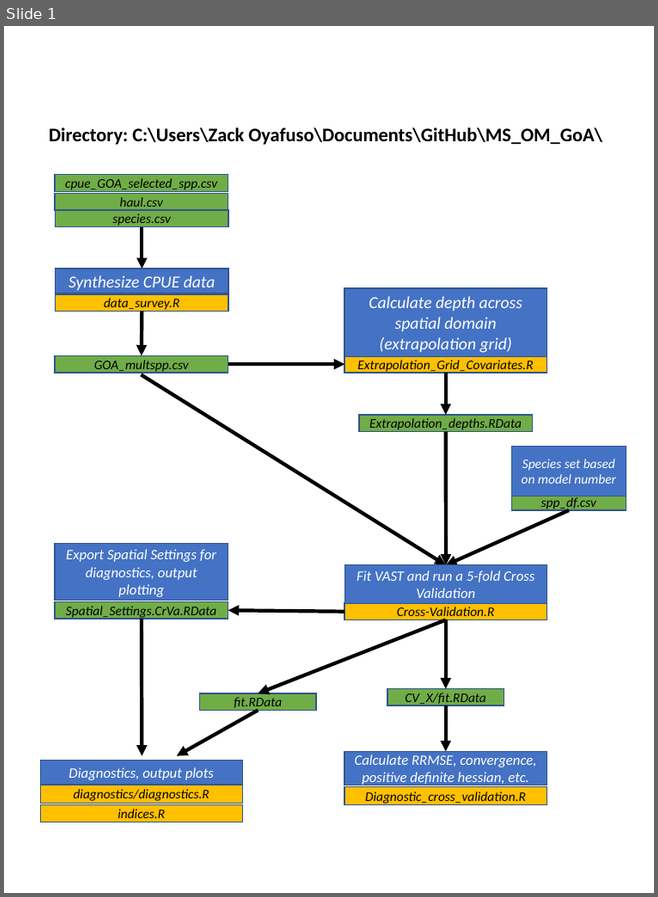
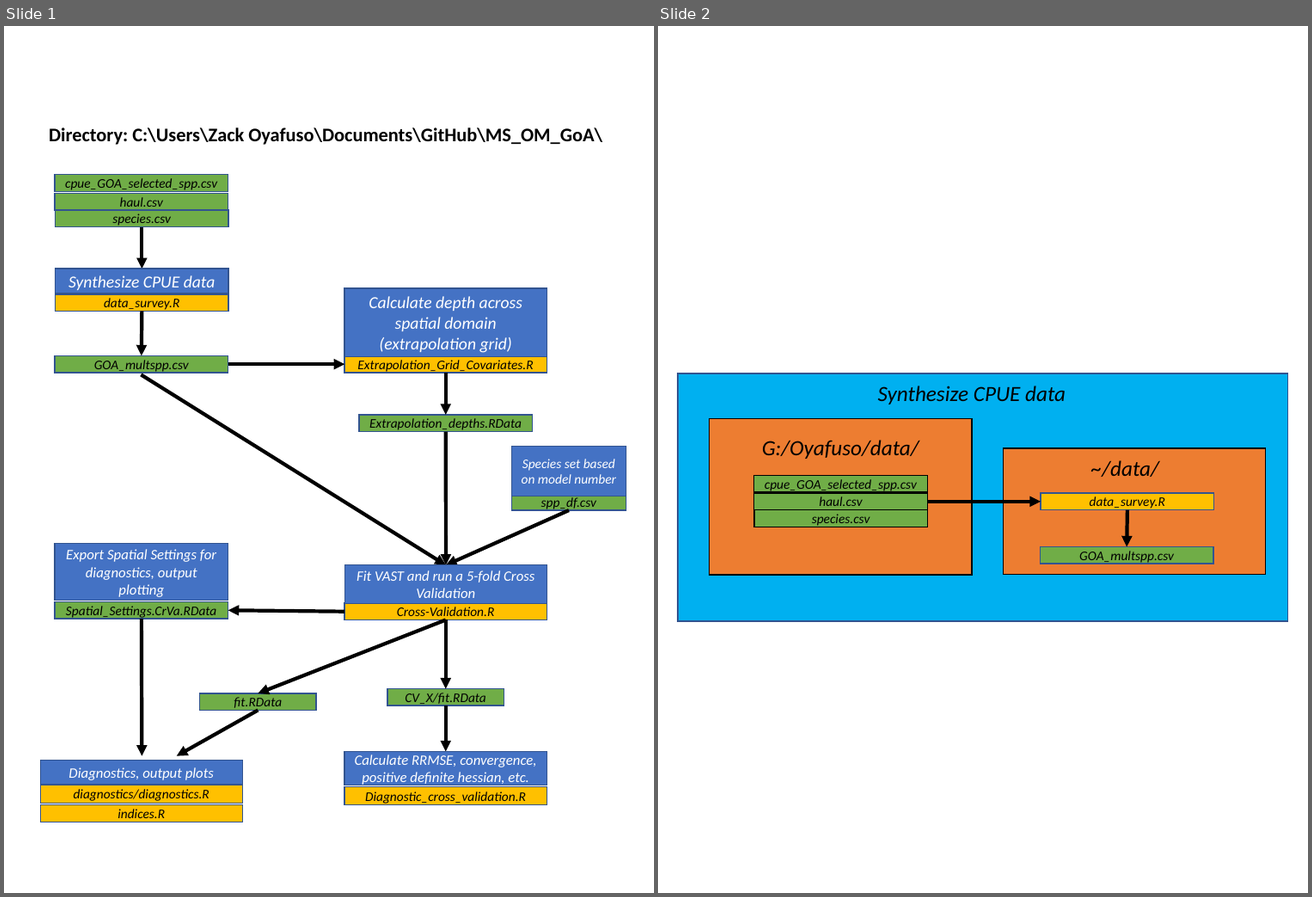
Before and after one commit to zoyafuso-NOAA/MS_OM_GoA, a slide deck: graphics/WorkFlow.pptx. Shown side by side, each under a label of ours: slide 1 before the commit, slides 1 and 2 after it. The pictures are 658x897 and 1312x897 pixels, drawn with LibreOffice and Linux fonts; fonts in the diff are those of the drawing. Boxes give left, top, right and bottom in pixels: in the first picture for what was removed or moved away, otherwise in the second. Text is boxed around its words. In the diff, an @@ line names an element or a change of style, - is before the commit and + after.

```diff
--- a/graphics/WorkFlow.pptx
+++ b/graphics/WorkFlow.pptx
@@ slide 2 added at <box>658,26,1308,893</box>, background #FFFFFF @@
@@ group added at <box>678,373,1288,620</box>: 8 rectangles, 3 texts, 2 arrows @@
+data_survey.R
+GOA_multspp.csv
+G:/Oyafuso/data/
+cpue_GOA_selected_spp.csv
+haul.csv
+species.csv
+~/data/
+Synthesize CPUE data
```
Also in this commit, not shown: 1 other file.
